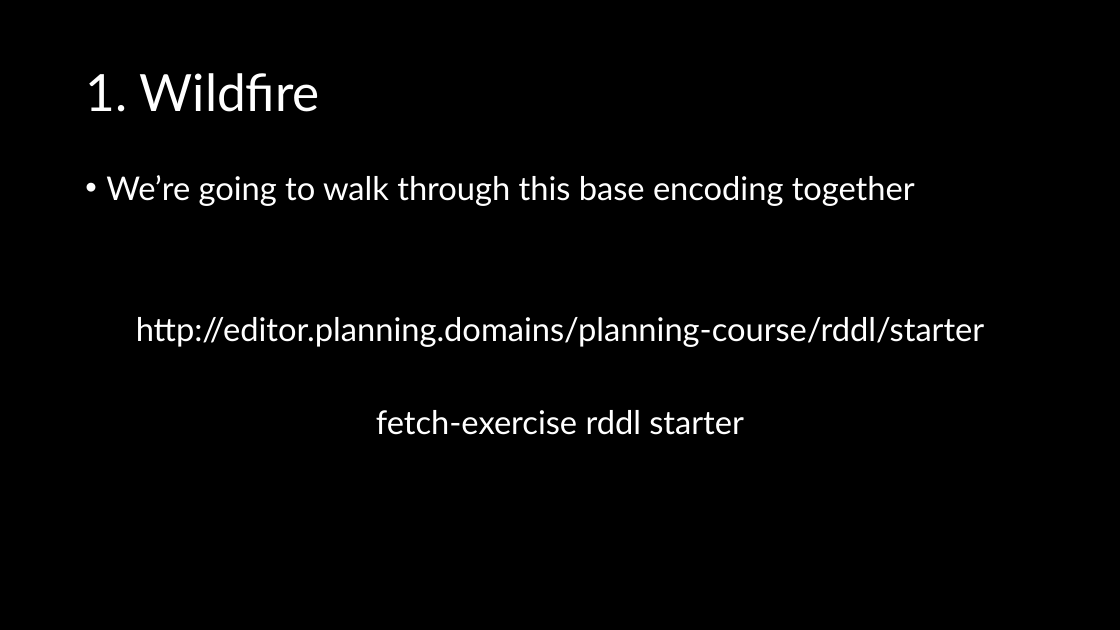
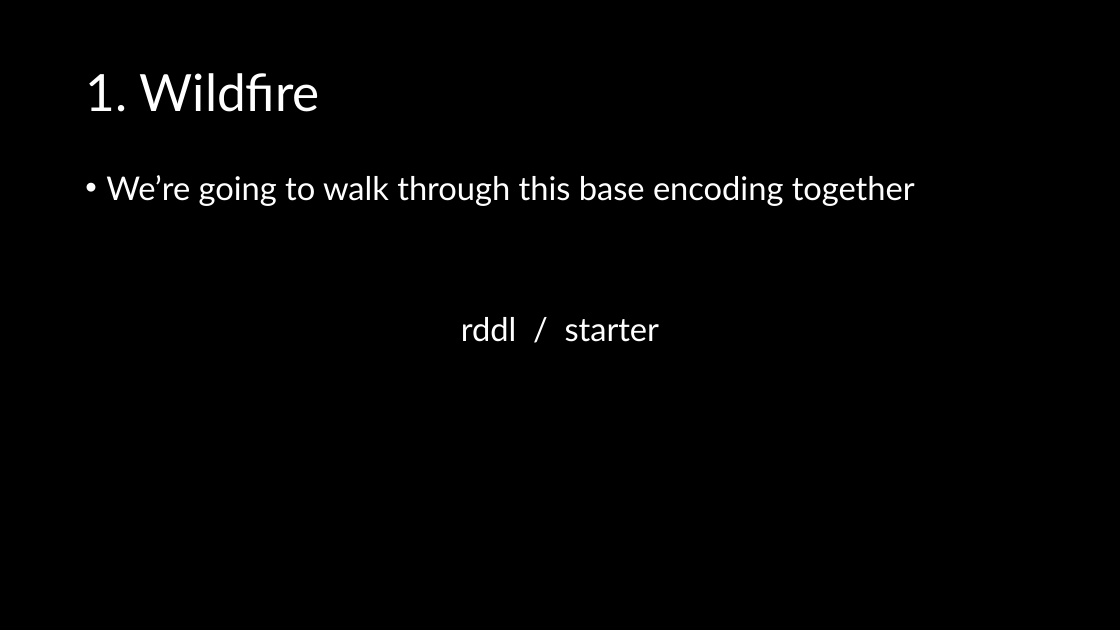
Before and after one commit to AI-Planning/modeling-in-pddl, a slide deck: slide 9 of exercises/cisc-813/rddl/slides.pptx. Drawn at 1120x630 pixels with LibreOffice and Linux fonts; fonts in the diff are those of the drawing. Boxes give left, top, right and bottom in pixels: in the first picture for what was removed or moved away, otherwise in the second. Text is boxed around its words. In the diff, an @@ line names an element or a change of style, - is before the commit and + after.

Commit message:
Updating the readme and slides for fetch-exercise format.

```diff
--- a/exercises/cisc-813/rddl/slides.pptx
+++ b/exercises/cisc-813/rddl/slides.pptx
@@ text at (x1=461, y1=317, x2=660, y2=342): text changed @@
-http://editor.planning.domains/planning-course/rddl/starter
-fetch-exercise rddl starter
+rddl / starter
```
Also in this commit, not shown: 8 other slides changed, 7 other files.
